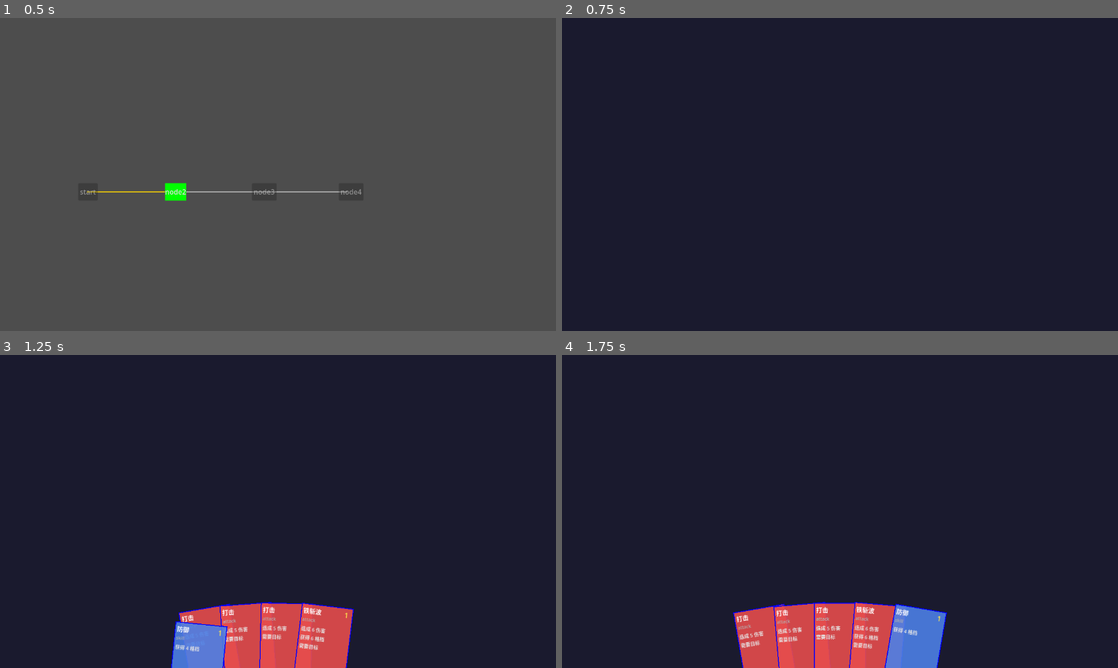
Above: before the commit, frames 1-4 (two rows, left to right).
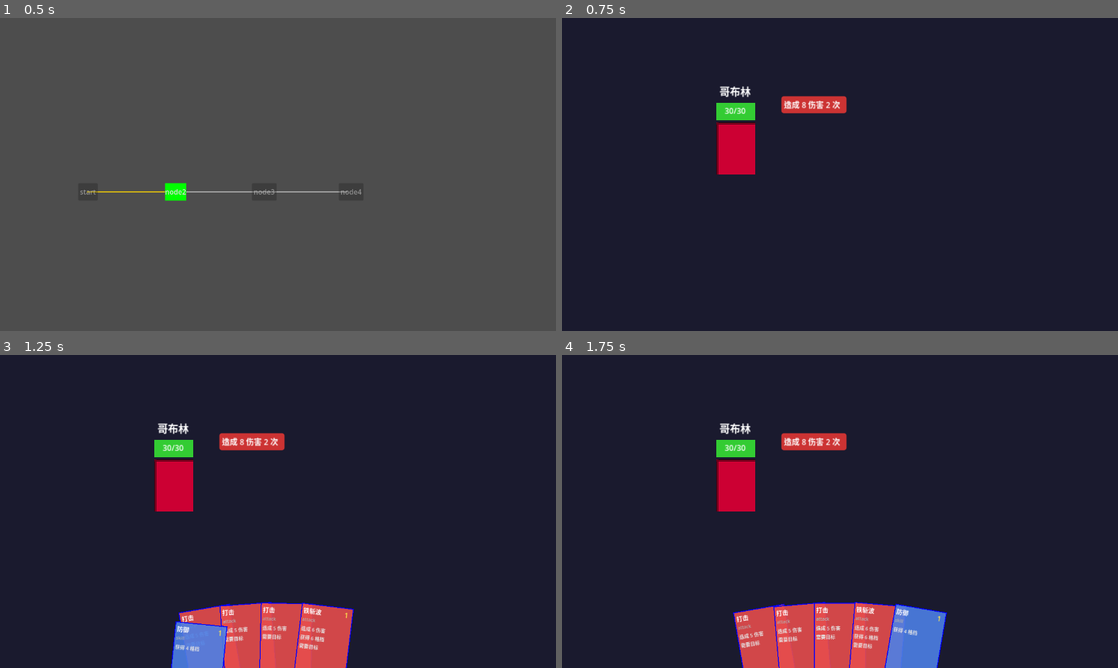
Above: after the commit, the same moments.

Repository: FiveMarksCoding/CardGame
Game: Godot game, scene res://scenes/Main.tscn
Same seed, same stepped clock (60 frames per second), same inputs: the game is played once before the commit and once after it.
Inputs:
- Up to frame 1 (0.5 s): no input
- Up to frame 2 (0.75 s): click "node2" at 0.5 s
- Up to frame 3 (1.25 s): no input
- Up to frame 4 (1.75 s): click "node3" at 1.25 s

Frame 1 is identical in both runs. In frame 2, 2.4% of the frame differs, in the area x 27-52%, y 21-50%; in frame 3, 2.4%; in frame 4, 2.4%.

Commit message:
敌人渲染，后端数据制作

Diff:
--- a/card-game/scripts/battle/BattleManager.gd
+++ b/card-game/scripts/battle/BattleManager.gd
@@ -12,7 +12,8 @@
 	var copydeck=GameState.player_deck.duplicate();
 	draw=copydeck;
 	print("抽牌堆初始化完成，共 %d 张牌" % draw.size());
-	print("战斗场景加载完成，等待手牌显示")
+	#print("战斗场景加载完成，等待手牌显示")
+	_create_test_enemies();
 func shuffle_pile(pile: Array[CardData]) -> void:
 	pile.shuffle();
 func draw_one () -> CardData:
@@ -23,3 +24,25 @@
 		discard.clear();
 		shuffle_pile(draw);
 	return draw.pop_front();
+func _create_test_enemies ():
+	#type value times
+	var intent_pool=[
+		[
+			Intent.new(Intent.Type.ATTACK,6,1),
+			Intent.new(Intent.Type.DEFEND,4,1),
+		],
+		[
+			Intent.new(Intent.Type.ATTACK,8,2),
+		],
+		[
+			Intent.new(Intent.Type.BUFF,2,1),
+			Intent.new(Intent.Type.ATTACK,6,1),
+		],
+	];
+	var enemy_data=EnemyData.new("goblin_1","哥布林",30,intent_pool);
+	var enemy=Enemy.new();
+	enemy.setup(enemy_data);
+	enemy.position=Vector2(400,300);
+	enemy.scale=Vector2(1.5, 1.5);
+	get_parent().add_child.call_deferred(enemy);
+	print("Enemy created");
--- /dev/null
+++ b/card-game/scripts/battle/Enemy.gd
@@ -0,0 +1,164 @@
+extends Area2D;
+class_name Enemy;
+
+var data: EnemyData=null;
+# 节点
+var sprite: Sprite2D=null;
+var hp_bar: ProgressBar=null;
+var intent_container: Control=null;
+var name_label: Label=null;
+
+var intent_items: Array[Control]=[];
+signal intent_selected(enemy: Enemy,index: int);
+
+func _ready():
+	# hitbox;
+	var hitbox=CollisionShape2D.new();
+	var shape=RectangleShape2D.new();
+	shape.size=Vector2(80, 80);
+	hitbox.shape=shape;
+	add_child(hitbox);
+	# 鼠标检测
+	mouse_entered.connect(_on_mouse_entered);
+	mouse_exited.connect(_on_mouse_exited);
+func setup(enemy_data: EnemyData):
+	data=enemy_data;
+	_build_visuals();
+	_update_health_display();
+	_update_intents();
+func _build_visuals():
+	sprite=Sprite2D.new();
+	var rect_texture=PlaceholderTexture2D.new();
+	rect_texture.size=Vector2(60, 80);
+	sprite.texture=rect_texture;
+	sprite.modulate=Color(0.8, 0.2, 0.2);  # 红色占位
+	add_child(sprite);
+	name_label=Label.new();
+	name_label.text=data.name;
+	name_label.add_theme_font_size_override("font_size",16);
+	name_label.add_theme_color_override("font_color",Color.WHITE);
+	name_label.position=Vector2(-25,-100);
+	add_child(name_label);
+	hp_bar=ProgressBar.new();
+	hp_bar.min_value=0;
+	hp_bar.max_value=data.max_hp;
+	hp_bar.value=data.current_hp;
+	hp_bar.size=Vector2(60,10);
+	hp_bar.position=Vector2(-30,-70);
+	hp_bar.show_percentage=0;   # 关闭默认百分比显示
+	var hp_text=Label.new();
+	hp_text.name="HpText";
+	hp_text.text="%d/%d" % [data.current_hp, data.max_hp];
+	hp_text.add_theme_font_size_override("font_size",12);
+	hp_text.add_theme_color_override("font_color", Color.WHITE);
+	hp_text.position=Vector2(0,4);   # 略微偏移让文字居中
+	hp_text.size=Vector2(60, 14);
+	hp_text.horizontal_alignment = HORIZONTAL_ALIGNMENT_CENTER;
+	hp_bar.add_child(hp_text);  # 作为进度条的子节点，随进度条移动
+	# 用样式覆盖颜色
+	var style=StyleBoxFlat.new();
+	style.bg_color=Color(0.2,0.2,0.2);
+	hp_bar.add_theme_stylebox_override("background",style);
+	var fill_style=StyleBoxFlat.new()
+	fill_style.bg_color=Color(0.2, 0.8, 0.2);
+	hp_bar.add_theme_stylebox_override("fill",fill_style);
+	add_child(hp_bar);
+	intent_container=Control.new();
+	intent_container.position=Vector2(70,-80);
+	intent_container.size=Vector2(120,160);
+	add_child(intent_container);
+func _update_intents ():
+	for i in intent_container.get_children():
+		i.queue_free();
+	intent_items.clear();
+	if data == null:
+		return ;
+	var intents=data.get_intent_group();
+	var y_offset=0;
+	for i in range(intents.size()):
+		var intent_data = intents[i]
+		var item=_create_intent_item(intent_data,i);
+		item.position = Vector2(0, y_offset);
+		intent_container.add_child(item);
+		intent_items.append(item);
+		y_offset+=30;
+func _create_intent_item (intent: Intent, index: int) -> Control:
+	var panel=Panel.new();
+	panel.size=Vector2(100,26);
+	panel.mouse_filter=Control.MOUSE_FILTER_STOP;
+	var style=StyleBoxFlat.new();
+	style.bg_color=_get_intent_color(intent.type);
+	style.set_corner_radius_all(4);
+	panel.add_theme_stylebox_override("panel",style);
+	var label=Label.new();
+	label.text=intent.get_description();
+	label.add_theme_font_size_override("font_size",12);
+	label.add_theme_color_override("font_color",Color.WHITE);
+	label.position=Vector2(4,4);
+	label.size=Vector2(92, 18);
+	panel.add_child(label)
+	panel.mouse_entered.connect(_on_intent_hovered.bind(index,1));
+	panel.mouse_exited.connect(_on_intent_hovered.bind(index,0));
+	panel.gui_input.connect(_on_intent_clicked.bind(index));
+	return panel;
+func _get_intent_color (type: Intent.Type) -> Color:
+	match type:
+		Intent.Type.ATTACK:
+			return Color(0.8, 0.2, 0.2)   # 红色
+		Intent.Type.DEFEND:
+			return Color(0.2, 0.4, 0.8)   # 蓝色
+		Intent.Type.BUFF:
+			return Color(0.8, 0.7, 0.1)   # 金色
+		Intent.Type.DEBUFF:
+			return Color(0.5, 0.1, 0.6)   # 紫色
+		Intent.Type.HEAL:
+			return Color(0.2, 0.8, 0.3)   # 绿色
+		_:
+			return Color(0.5, 0.5, 0.5)   # 灰色
+func _on_intent_hovered (index: int, entered: bool):
+	if index<intent_items.size():
+		var item=intent_items[index]
+		item.modulate=Color(1.3, 1.3, 1.3) if entered else Color.WHITE
+func _on_intent_clicked(event: InputEvent, index: int):
+	if event is InputEventMouseButton && event.pressed && event.button_index==MOUSE_BUTTON_LEFT:
+		intent_selected.emit(self,index);
+func _on_mouse_entered():
+	modulate=Color(1.1, 1.1, 1.1);
+func _on_mouse_exited():
+	modulate=Color.WHITE;
+# ============================================================
+# 公共接口
+# ============================================================
+func _update_health_display():
+	if hp_bar:
+		hp_bar.value=data.current_hp;
+func refresh_intents():
+	_update_intents();
+func take_damage (amount: int):
+	data.current_health-=amount;
+	if data.current_health<0:
+		data.current_health=0;
+	_update_health_display();
+	# 闪红反馈
+	modulate=Color.RED;
+	await get_tree().create_timer(0.1).timeout;
+	modulate=Color.WHITE;
+func is_dead () -> bool:
+	return data.current_health<=0;
+func get_intent_count () -> int:
+	return intent_items.size();
+func get_intent_data (index: int) -> Intent:
+	var intents=data.get_intent_group();
+	if index >= 0 and index < intents.size():
+		return intents[index];
+	return null;
+func replace_intent (index: int, new_intent: Intent):
+	var intents = data.get_intent_group();
+	if index >= 0 and index < intents.size():
+		intents[index]=new_intent;
+		_update_intents();
+func remove_intent (index: int):
+	var intents=data.get_intent_group();
+	if index>=0 && index<intents.size():
+		intents.remove_at(index);
+		_update_intents();
--- /dev/null
+++ b/card-game/scripts/battle/EnemyData.gd
@@ -0,0 +1,21 @@
+extends RefCounted;
+class_name EnemyData;
+
+var id: String;
+var name: String;
+var current_hp: int;
+var max_hp: int;
+var intent_pool: Array=[];
+
+func _init (x1: String,x2: String,x3: int,x4: Array=[]):
+	id=x1;
+	name=x2;
+	current_hp=x3;
+	max_hp=x3;
+	intent_pool=x4;
+
+func get_intent_group() -> Array:
+	# 从意图池中随机选一组（简单实现：直接取第一个）
+	if intent_pool.is_empty():
+		return [];
+	return intent_pool[randi()%intent_pool.size()].duplicate()
--- a/card-game/scripts/battle/HandContainer.gd
+++ b/card-game/scripts/battle/HandContainer.gd
@@ -270,10 +270,10 @@
 	#print(local_mouse);
 	#print(hand_area);
 	if hand_area.has_point(local_mouse):
-		print("鼠标在手牌区域内，取消打出");
+		#print("鼠标在手牌区域内，取消打出");
 		_cancel_play(card);
 		return;
-	print("鼠标已离开手牌区，执行打出");
+	#print("鼠标已离开手牌区，执行打出");
 	var target=Vector2(800,150);
 	play_card(card, target);
 func _cancel_play(card: BattleCardUI):
--- /dev/null
+++ b/card-game/scripts/battle/Intent.gd
@@ -0,0 +1,34 @@
+extends RefCounted;
+class_name Intent;
+enum Type {
+	ATTACK,
+	DEFEND,
+	BUFF,
+	DEBUFF,
+	HEAL,
+	SPECIAL,
+};
+
+var type: Type;
+var value: int;
+var times: int;
+func _init (x1: Type,x2: int,x3: int,):
+	type=x1;
+	value=x2;
+	times=x3;
+func get_description() -> String:
+	match type:
+		Type.ATTACK:
+			return "造成 %d 伤害 %d 次" % [value, times] if times > 1 else "造成 %d 伤害" % value
+		Type.DEFEND:
+			return "防御 %d" % value
+		Type.BUFF:
+			return "力量+%d" % value
+		Type.DEBUFF:
+			return "虚弱 %d" % value
+		Type.HEAL:
+			return "治疗 %d" % value
+		Type.SPECIAL:
+			return "特殊"
+		_:
+			return "未知"
Not shown, added: card-game/scripts/battle/Enemy.gd.uid
Not shown, added: card-game/scripts/battle/EnemyData.gd.uid
Not shown, added: card-game/scripts/battle/Intent.gd.uid
